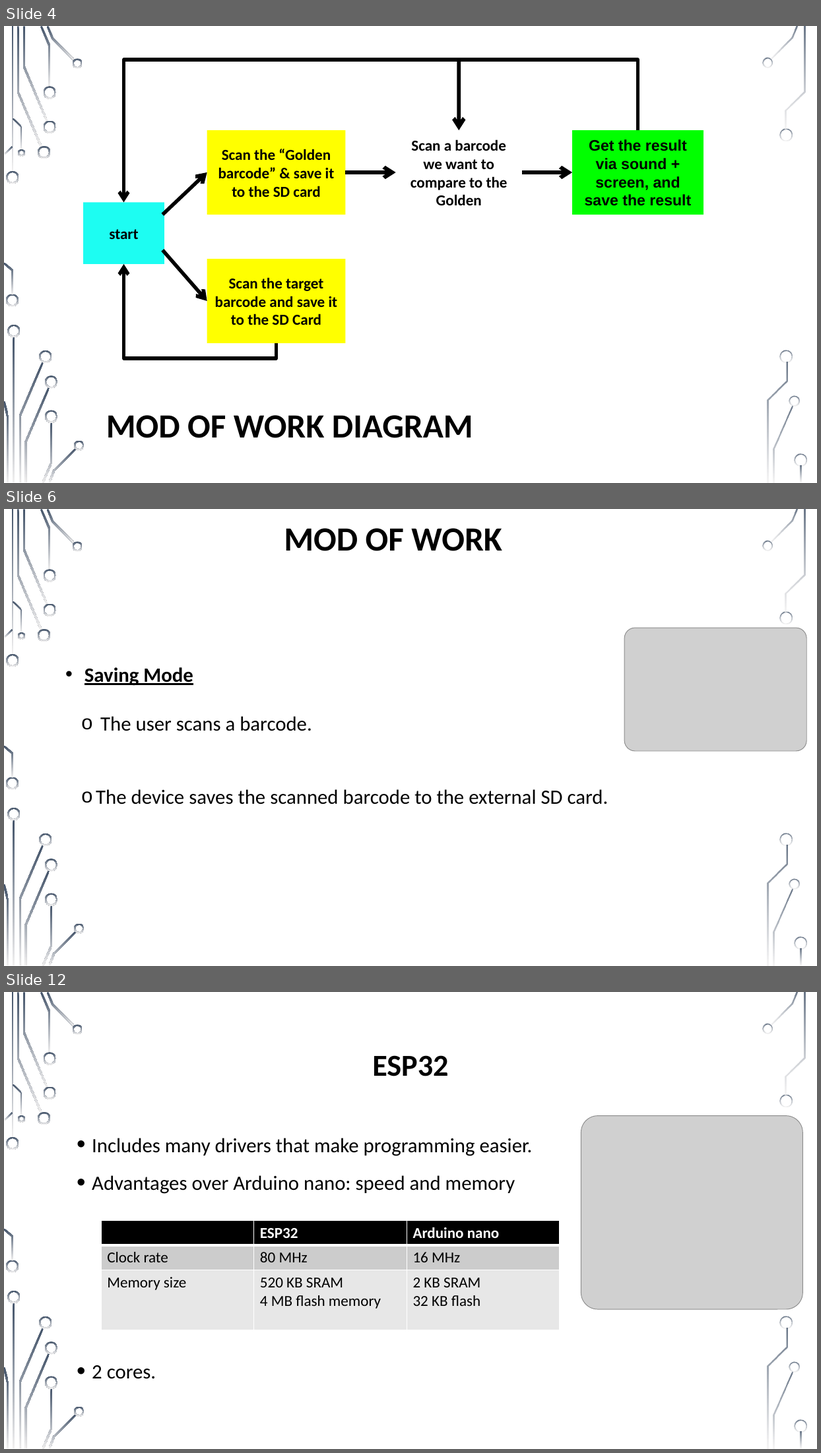
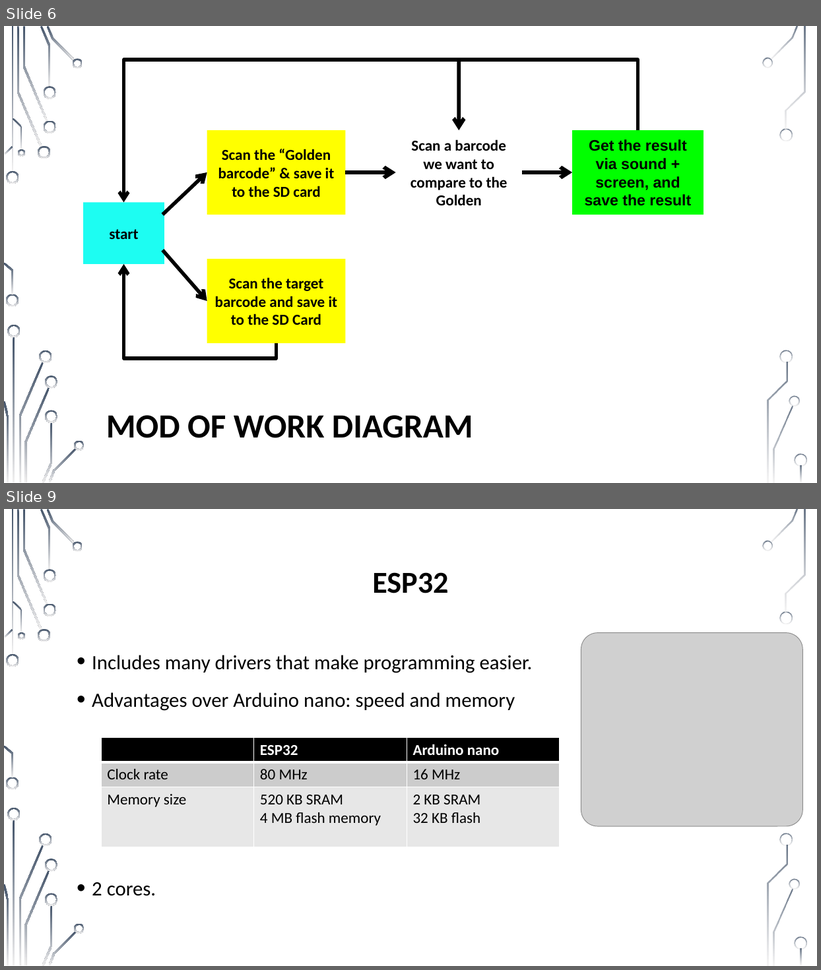
Before and after one commit to muhammad0bi/Technion_044167_E.E._project_A_IOT-Barcode_cheker, a slide deck: Presntations/midterm presentation IOT Barcode checker 7681.pptx. Shown one above the other, each under a label of ours: slides 4, 6 and 12 before the commit, slides 6 and 9 after it; the slides between them are not shown. The pictures are 821x1453 and 821x970 pixels, drawn with LibreOffice and Linux fonts; fonts in the diff are those of the drawing; grey boxes stand for pictures; background and template pictures are left out. Boxes give left, top, right and bottom in pixels: in the first picture for what was removed or moved away, otherwise in the second. Text is boxed around its words. In the diff, an @@ line names an element or a change of style, - is before the commit and + after.

```diff
--- a/Presntations/midterm presentation IOT Barcode checker 7681.pptx
+++ b/Presntations/midterm presentation IOT Barcode checker 7681.pptx
@@ slide 6 removed at (x1=4, y1=509, x2=817, y2=966), background picture (left out); not listed: 36 template elements that a slide beside it also shows @@
@@ title removed at (x1=284, y1=528, x2=502, y2=551) @@
-MOD OF WORK
@@ picture removed at (x1=625, y1=628, x2=807, y2=751) @@
@@ text removed at (x1=85, y1=667, x2=609, y2=805) @@
-• Saving Mode
-  o The user scans a barcode.
-  o The device saves the scanned barcode to the external SD card.
@@ what was slide 4 is now slide 6 @@
@@ what was slide 12 is now slide 9 @@
```
Also in this commit, not shown: 7 slides changed, 1 slide added, 3 other slides removed.
